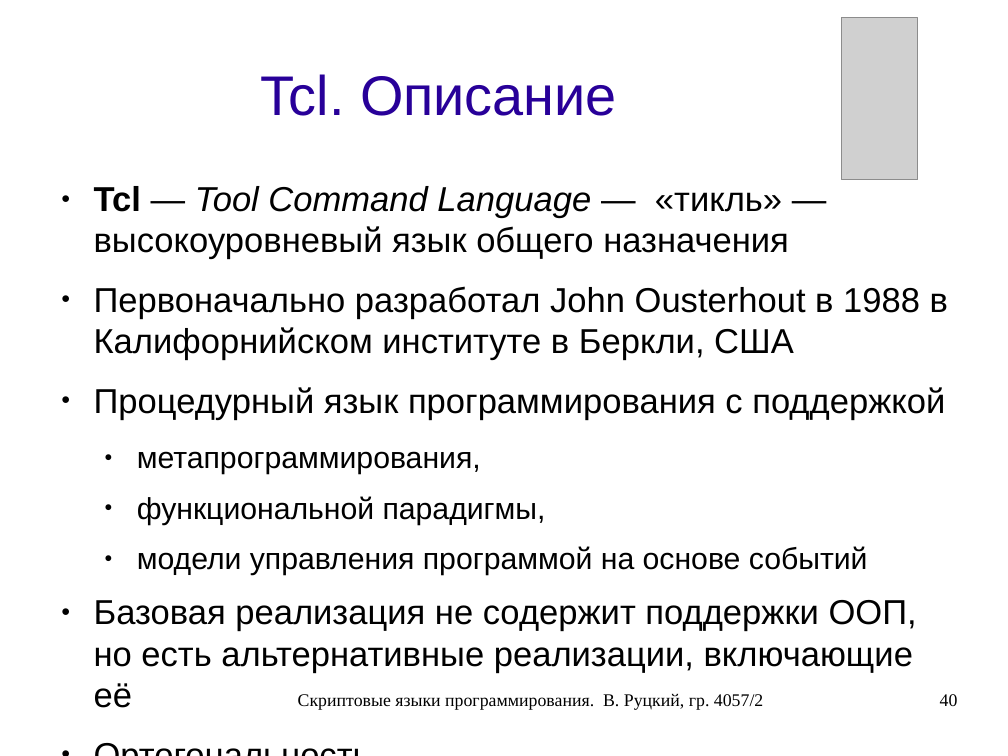
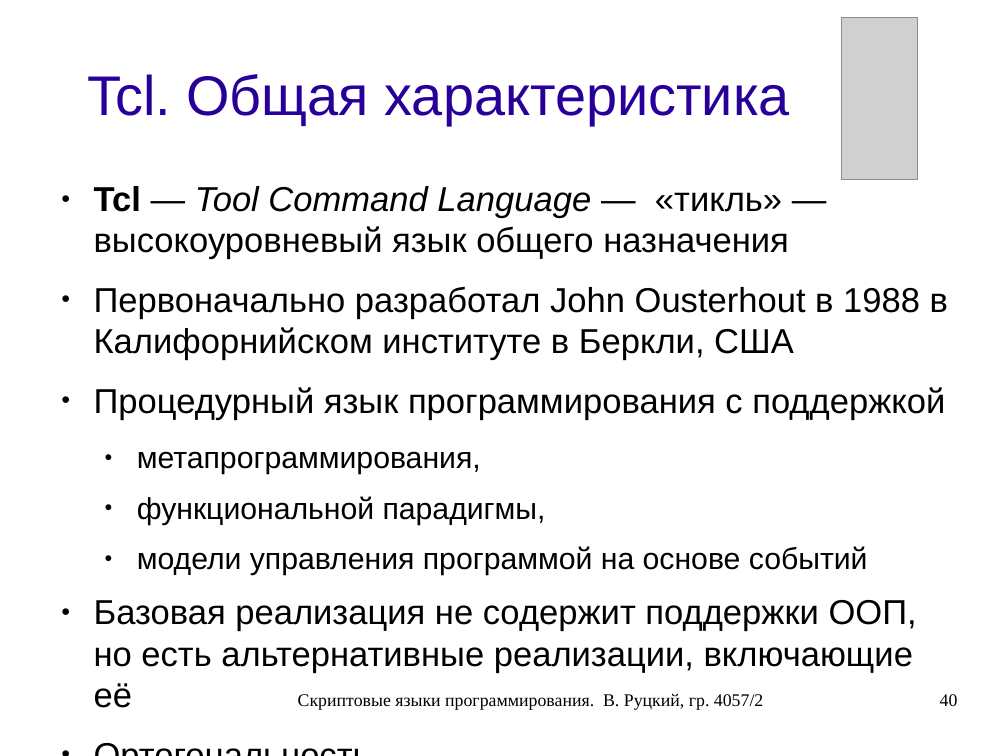
Before and after one commit to rutsky/semester07, a slide deck: slide 40 of Operation_systems/scripting_languages/40572_Rutsky_Scripting_languages.odp. Drawn at 1008x756 pixels with LibreOffice and Linux fonts; fonts in the diff are those of the drawing; grey boxes stand for pictures. Boxes give left, top, right and bottom in pixels: in the first picture for what was removed or moved away, otherwise in the second. Text is boxed around its words. In the diff, an @@ line names an element or a change of style, - is before the commit and + after.

```diff
--- a/Operation_systems/scripting_languages/40572_Rutsky_Scripting_languages.odp
+++ b/Operation_systems/scripting_languages/40572_Rutsky_Scripting_languages.odp
@@ title at [87, 74, 790, 125]: text changed @@
-Tcl. Описание
+Tcl. Общая характеристика
```
Also in this commit, not shown: 4 other slides changed, 6 slides removed.
